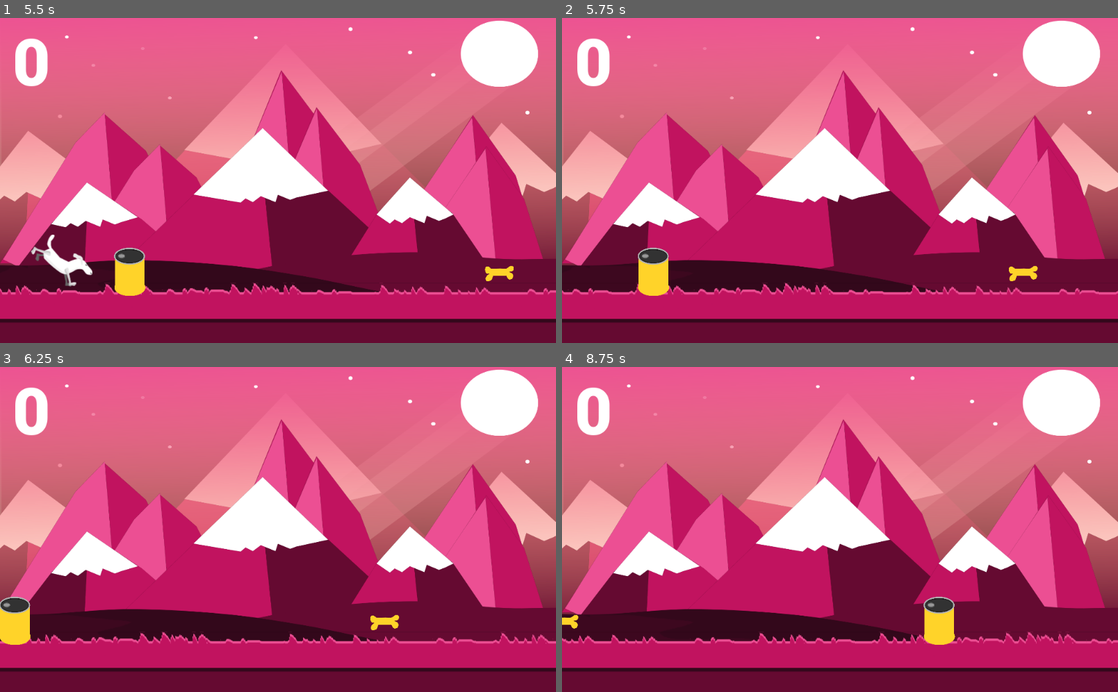
Above: before the commit, frames 1-4 (two rows, left to right).
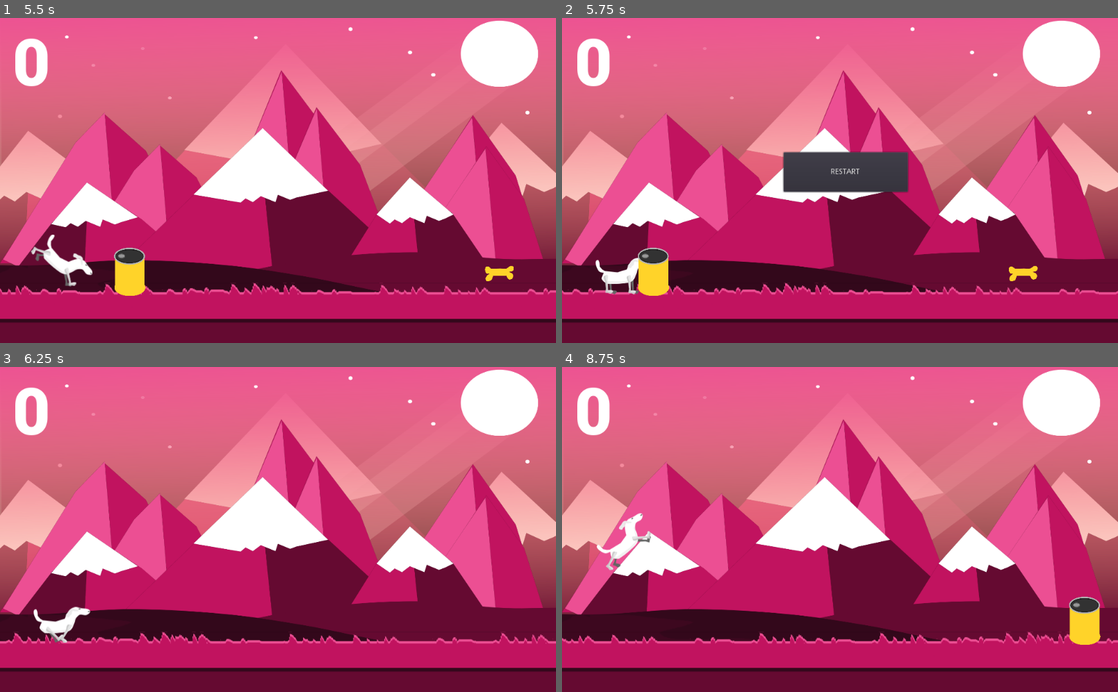
Above: after the commit, the same moments.

Repository: Sobihan/Runner
Game: Godot game, scene res://Scenes/Game.tscn
The game is run twice, just before and just after one commit, with the same random seed, the same clock (stepped at 60 frames per second) and the same inputs. Sound files missing from this copy of the repository are replaced by a short silence.
Inputs (mouse positions are in pixels of both pictures, inside the frame that each line leads up to):
- Up to frame 1 (5.5 s): tap Space (Jump) at 0.77, 1.52, 3.02, 3.77, 4.52 s
- Up to frame 2 (5.75 s): no input
- Up to frame 3 (6.25 s): click (283, 519) at 5.75 s, where only the run after the commit has a clickable "RESTART"
- Up to frame 4 (8.75 s): tap Space (Jump) at 6.77, 7.52, 8.27 s

Frame 1 is identical in both runs. In frame 2, 3.3% of the frame differs, in the area x 6-63%, y 41-86%; in frame 3, 1.4%; in frame 4, 2.1%.

Commit message:
[Added] Sound

Diff:
--- a/Scenes/Game.tscn
+++ b/Scenes/Game.tscn
@@ -7,6 +7,7 @@
 [ext_resource path="res://Scenes/Items/Bone.tscn" type="PackedScene" id=5]
 [ext_resource path="res://Scenes/Obstacles/Barrel.tscn" type="PackedScene" id=6]
 [ext_resource path="res://Scenes/UI/ScoreUI.tscn" type="PackedScene" id=7]
+[ext_resource path="res://Scenes/UI/GameOverUI.tscn" type="PackedScene" id=8]
 
 [node name="Game" type="Node2D"]
 
@@ -23,3 +24,6 @@
 scenes = [ ExtResource( 6 ), ExtResource( 5 ) ]
 
 [node name="ScoreUI" parent="." instance=ExtResource( 7 )]
+
+[node name="GameOverUI" parent="." instance=ExtResource( 8 )]
+visible = false
--- a/Scenes/Items/Bone.tscn
+++ b/Scenes/Items/Bone.tscn
@@ -1,8 +1,9 @@
-[gd_scene load_steps=5 format=2]
+[gd_scene load_steps=6 format=2]
 
 [ext_resource path="res://Scripts/Bone.gd" type="Script" id=1]
 [ext_resource path="res://Assets/Sprites/Items/bone.png" type="Texture" id=2]
 [ext_resource path="res://Scenes/Effectors/Pickup.tscn" type="PackedScene" id=3]
+[ext_resource path="res://Assets/Audio/reward.wav" type="AudioStream" id=4]
 
 [sub_resource type="RectangleShape2D" id=1]
 extents = Vector2( 27, 14.5 )
@@ -23,5 +24,8 @@
 shape = SubResource( 1 )
 
 [node name="VisibilityNotifier2D" type="VisibilityNotifier2D" parent="."]
+
+[node name="PickupSound" type="AudioStreamPlayer" parent="."]
+stream = ExtResource( 4 )
 [connection signal="body_entered" from="Pickup" to="." method="_on_Pickup_body_entered"]
 [connection signal="screen_exited" from="VisibilityNotifier2D" to="." method="_on_VisibilityNotifier2D_screen_exited"]
--- a/Scenes/Players/Player.tscn
+++ b/Scenes/Players/Player.tscn
@@ -6,6 +6,8 @@
 [ext_resource path="res://Assets/Sprites/Player/dog2.png" type="Texture" id=4]
 [ext_resource path="res://Assets/Sprites/Player/dog5.png" type="Texture" id=5]
 [ext_resource path="res://Assets/Sprites/Player/dog4.png" type="Texture" id=6]
+[ext_resource path="res://Assets/Audio/jump.wav" type="AudioStream" id=7]
+[ext_resource path="res://Assets/Audio/death.wav" type="AudioStream" id=8]
 
 [sub_resource type="SpriteFrames" id=1]
 animations = [ {
@@ -41,5 +43,11 @@
 [node name="CollisionShape2D" type="CollisionShape2D" parent="Area2D"]
 position = Vector2( -0.349426, 32.9419 )
 shape = SubResource( 3 )
+
+[node name="jumpSound" type="AudioStreamPlayer" parent="."]
+stream = ExtResource( 7 )
+
+[node name="DeathSound" type="AudioStreamPlayer" parent="."]
+stream = ExtResource( 8 )
 [connection signal="body_entered" from="Area2D" to="." method="_on_Area2D_body_entered"]
 [connection signal="body_exited" from="Area2D" to="." method="_on_Area2D_body_exited"]
--- a/Scenes/UI/GameOverUI.tscn
+++ b/Scenes/UI/GameOverUI.tscn
@@ -1,3 +1,21 @@
-[gd_scene format=2]
+[gd_scene load_steps=2 format=2]
 
-[node name="GameOverUI" type="Node2D"]
+[ext_resource path="res://Scripts/GameOverUI.gd" type="Script" id=1]
+
+[node name="GameOverUI" type="Control"]
+anchor_right = 1.0
+anchor_bottom = 1.0
+margin_right = -1024.0
+margin_bottom = -600.0
+script = ExtResource( 1 )
+__meta__ = {
+"_edit_use_anchors_": false
+}
+
+[node name="Button" type="Button" parent="."]
+margin_left = 408.384
+margin_top = 248.132
+margin_right = 637.384
+margin_bottom = 321.132
+text = "RESTART"
+[connection signal="pressed" from="Button" to="." method="_on_Button_pressed"]
--- a/Scripts/Barrel.gd
+++ b/Scripts/Barrel.gd
@@ -7,7 +7,6 @@
 func _on_EffectDamage_body_entered(body):
 	if body.name == "Player":
 		Signals.emit_signal("killPlayer")
-		print("Touch Barrel")
 
 
 func _on_VisibilityNotifier2D_screen_exited():
--- a/Scripts/Bone.gd
+++ b/Scripts/Bone.gd
@@ -1,4 +1,6 @@
 extends "ScrollMovement.gd"
+
+onready var pickupSound = $PickupSound
 
 func _physics_process(delta):
 	move()
@@ -6,9 +8,11 @@
 
 func _on_Pickup_body_entered(body):
 	if body.name == "Player":
+		self.hide()
+		pickupSound.play()
+		yield(pickupSound, "finished")
 		Signals.emit_signal("rewardPlayer", 1)
 		queue_free()
-		print("Player touch the bone")
 
 
 func _on_VisibilityNotifier2D_screen_exited():
--- /dev/null
+++ b/Scripts/GameOverUI.gd
@@ -0,0 +1,12 @@
+extends Control
+
+
+func _ready():
+	Signals.connect("killPlayer", self, "gameOver")
+
+
+func _on_Button_pressed():
+	get_tree().reload_current_scene()
+
+func gameOver():
+	self.show()
--- a/Scripts/Player.gd
+++ b/Scripts/Player.gd
@@ -14,6 +14,8 @@
 export var gravity_scale = 20.0 #Export pour afficher dans l'inspector
 
 onready var animation = $PlayerAnimatedSprite #Onready pour utiliser dans le code l'animation
+onready var jumpSound = $jumpSound
+onready var deathSound = $DeathSound
 
 var score = 0
 
@@ -21,6 +23,7 @@
 	velocity = Vector2.ZERO
 	velocity.y -= jumpVelocity
 	animation.play("jump")
+	jumpSound.play()
 	state = IDLE
 
 func _physics_process(delta):
@@ -47,6 +50,7 @@
 		state = JUMP
 
 func _ready():
+	AudioServer.set_bus_volume_db(AudioServer.get_bus_index("Master"), 1)
 	Signals.connect("rewardPlayer", self, "rewardPlayer")
 	Signals.connect("killPlayer", self, "killPlayer")
 
@@ -56,4 +60,6 @@
 
 
 func killPlayer():
+	deathSound.play()
+	yield(deathSound, "finished") #On attend que deathSound fini
 	queue_free()
Not shown: 1 places in Scenes/Game.tscn that only renumber resources
Not shown: 1 places in Scenes/Players/Player.tscn that only renumber resources
Not shown, added: export_presets.cfg
Not shown, added: .gitignore
